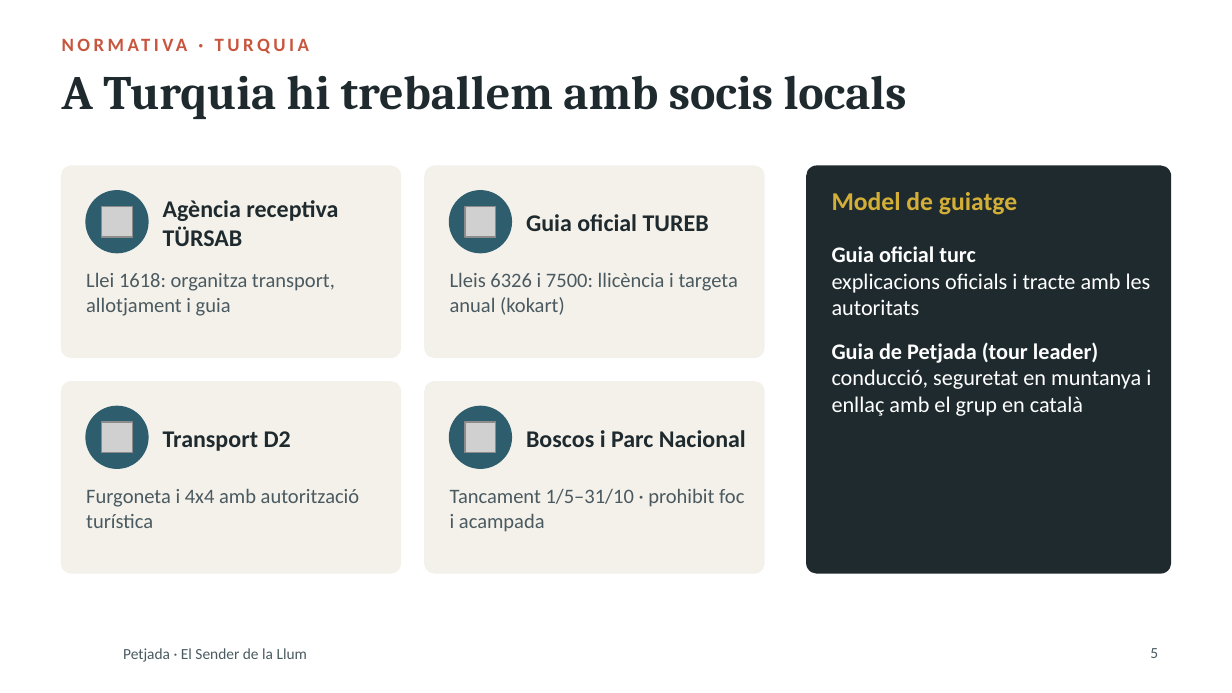
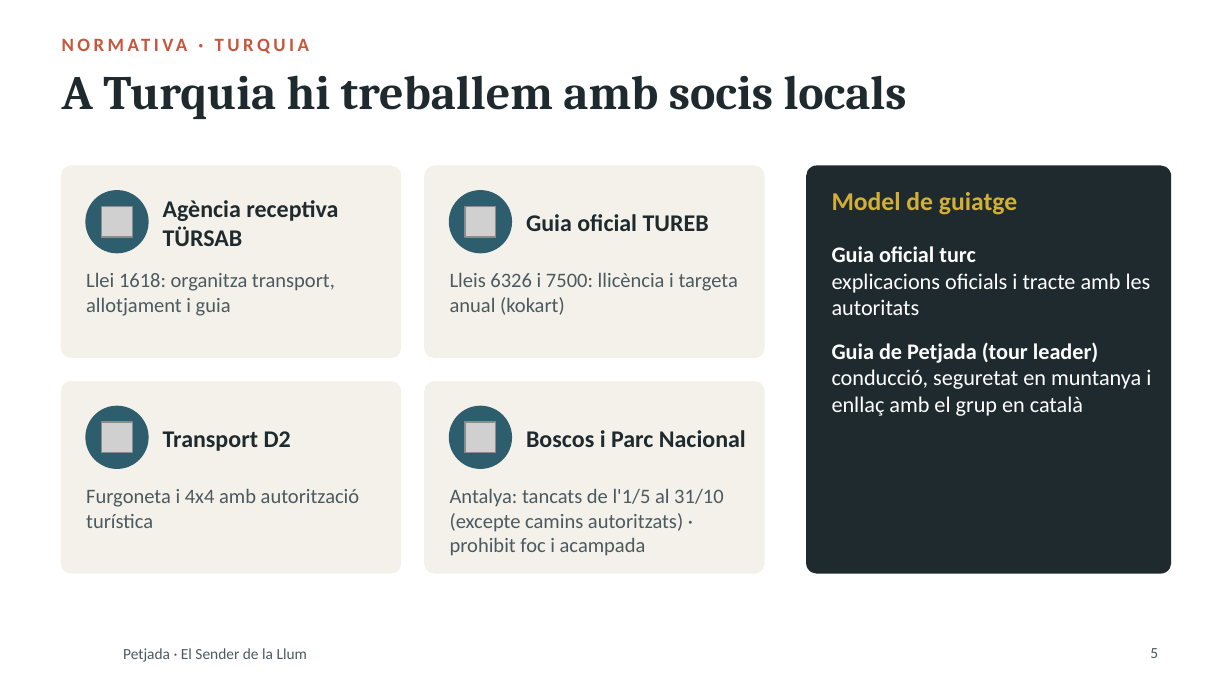
Before and after one commit to stosalca/sender-de-la-llum, a slide deck: slide 5 of Presentacio_1_Petjada.pptx. Drawn at 1232x693 pixels with LibreOffice and Linux fonts; fonts in the diff are those of the drawing; grey boxes stand for pictures; background and template pictures are left out. Boxes give left, top, right and bottom in pixels: in the first picture for what was removed or moved away, otherwise in the second. Text is boxed around its words. In the diff, an @@ line names an element or a change of style, - is before the commit and + after.

```diff
--- a/Presentacio_1_Petjada.pptx
+++ b/Presentacio_1_Petjada.pptx
@@ text at bbox=[450, 488, 723, 556]: text changed @@
-Tancament 1/5–31/10 · prohibit foc i acampada
+Antalya: tancats de l'1/5 al 31/10 (excepte camins autoritzats) · prohibit foc i acampada
```
Also in this commit, not shown: 1 other slide changed, 26 other files.
